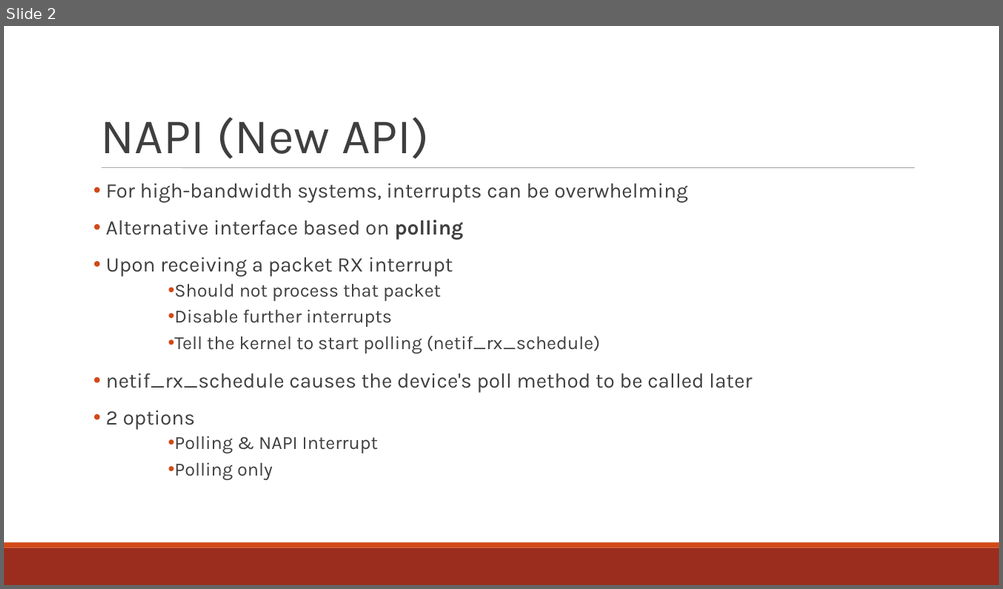
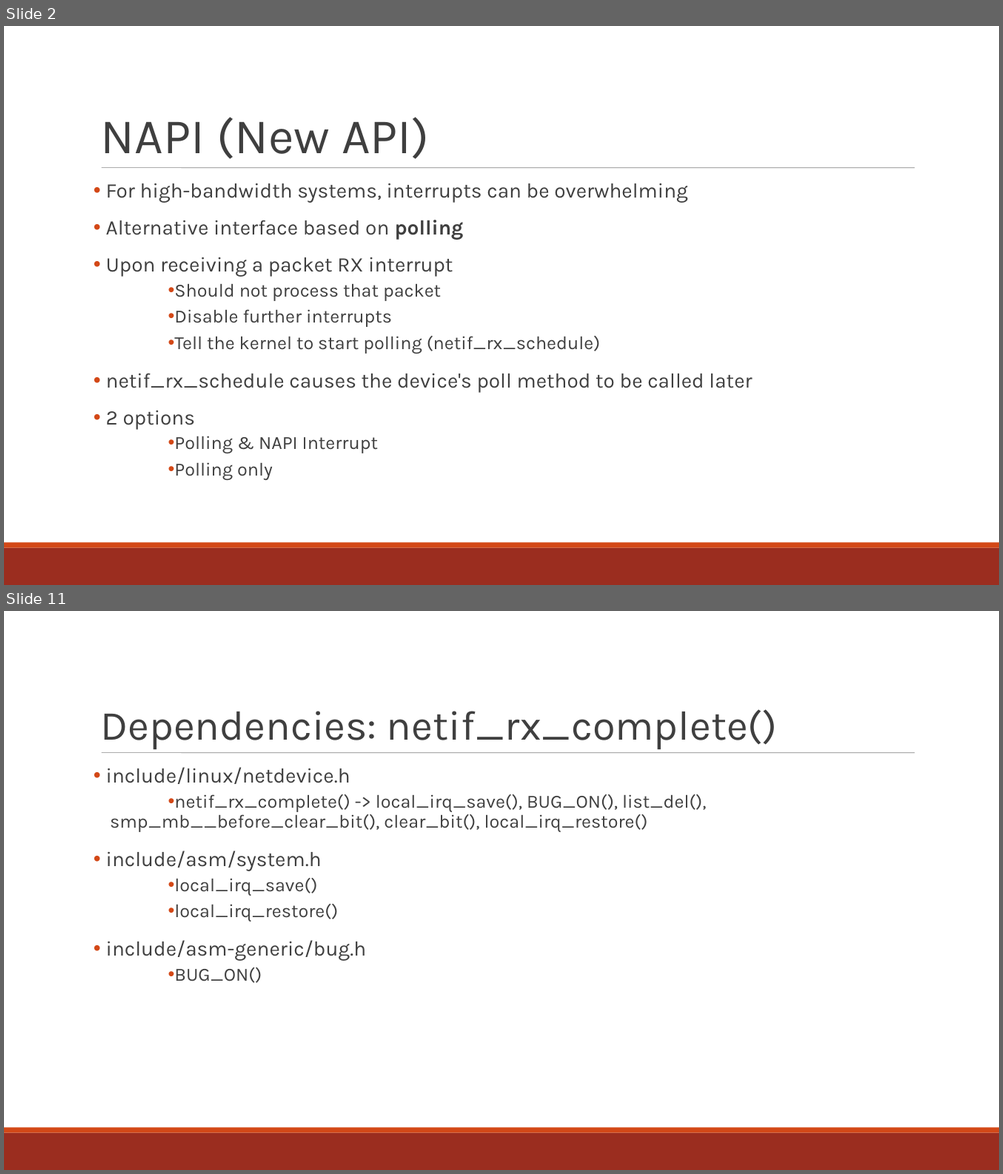
Before and after one commit to minitu/urop_priv, a slide deck: rckemac_linuxdep.ppt. Shown one above the other, each under a label of ours: slide 2 before the commit, slides 2 and 11 after it; the slides between them are not shown. The pictures are 1003x589 and 1003x1174 pixels, drawn with LibreOffice and Linux fonts; fonts in the diff are those of the drawing. Boxes give left, top, right and bottom in pixels: in the first picture for what was removed or moved away, otherwise in the second. Text is boxed around its words. In the diff, an @@ line names an element or a change of style, - is before the commit and + after.

Commit message:
Finish rckemac_linuxdep

```diff
--- a/rckemac_linuxdep.ppt
+++ b/rckemac_linuxdep.ppt
@@ slide 11 added at (4, 611, 999, 1170), background #FFFFFF; not listed: 3 template elements that a slide beside it also shows @@
@@ title added at (101, 709, 777, 749), 40 pt, text #3F3F3F @@
+Dependencies: netif_rx_complete()
@@ text added at (106, 767, 706, 983), 18 pt, text #3F3F3F @@
+• include/linux/netdevice.h
+  • netif_rx_complete() -> local_irq_save(), BUG_ON(), list_del(), smp_mb__before_clear_bit(), clear_bit(), local_irq_restore()
+• include/asm/system.h
+  • local_irq_save()
+  • local_irq_restore()
+• include/asm-generic/bug.h
+  • BUG_ON()
```
Also in this commit, not shown: 4 slides changed, 13 other slides added, 2 other files.
